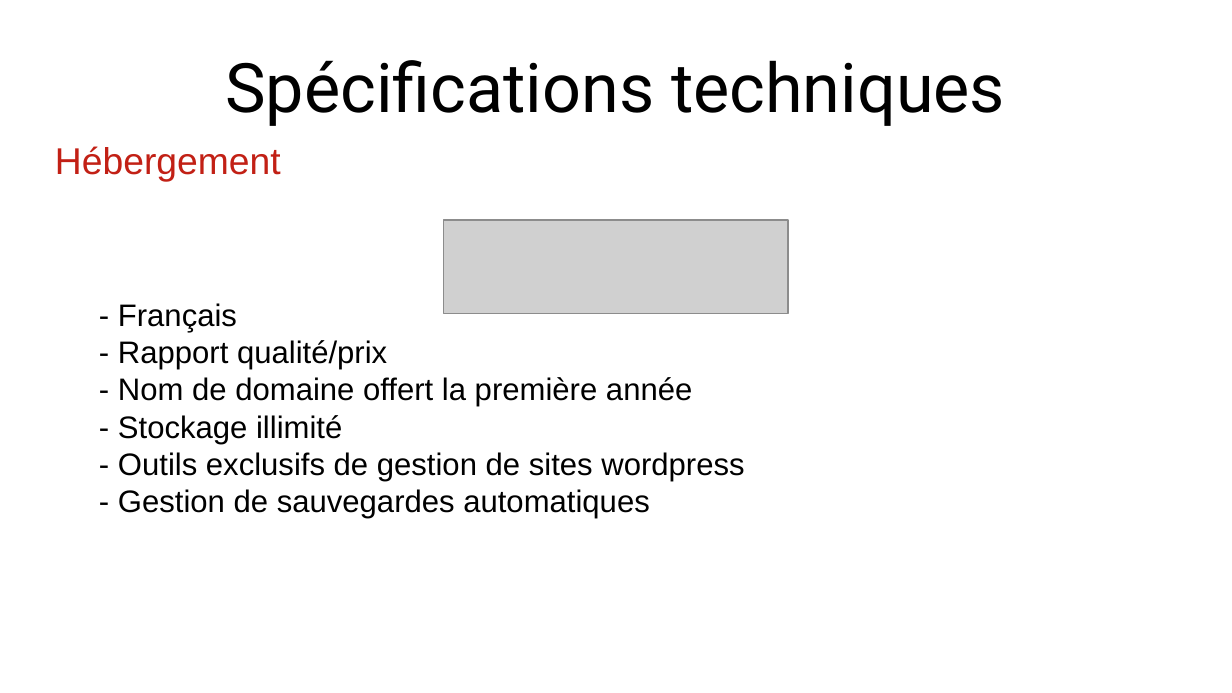
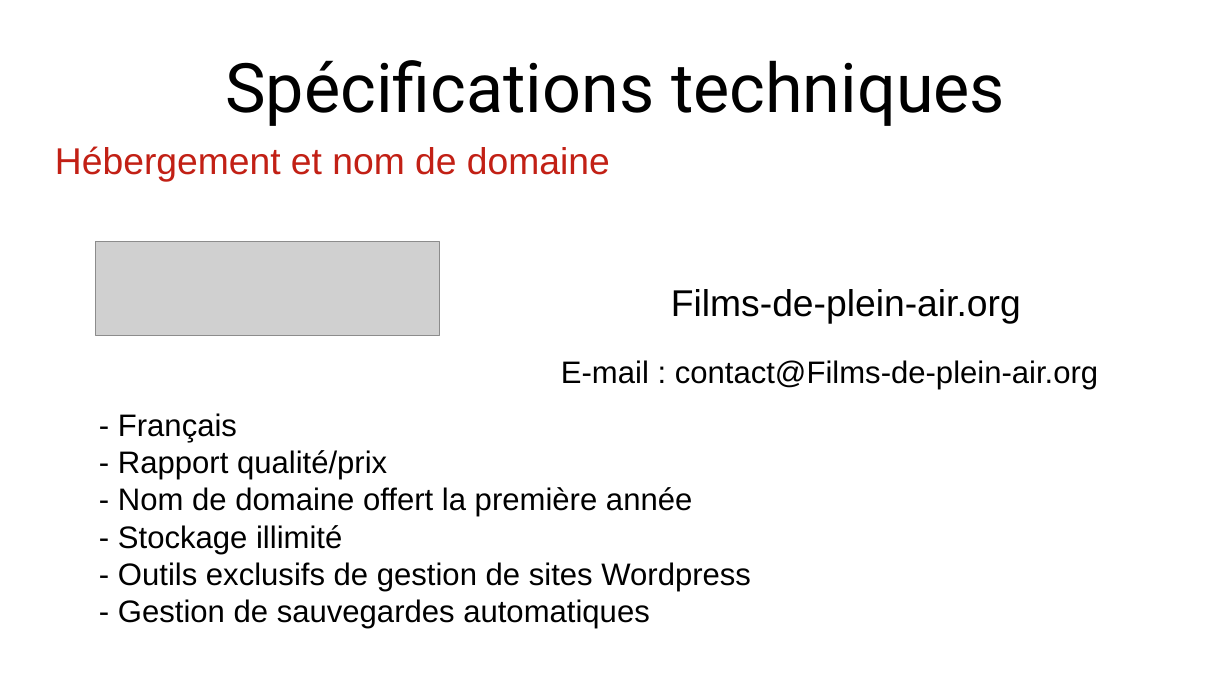
Before and after one commit to arcausin/Films-de-Plein-Air, a slide deck: slide 10 of soutenance.odp (slide 11 before the commit). Drawn at 1232x693 pixels with LibreOffice and Linux fonts; fonts in the diff are those of the drawing; grey boxes stand for pictures. Boxes give left, top, right and bottom in pixels: in the first picture for what was removed or moved away, otherwise in the second. Text is boxed around its words. In the diff, an @@ line names an element or a change of style, - is before the commit and + after.

```diff
--- a/soutenance.odp
+++ b/soutenance.odp
@@ text at (x1=55, y1=146, x2=610, y2=182): text changed @@
-Hébergement
+Hébergement et nom de domaine
@@ picture moved from (x1=444, y1=220, x2=788, y2=313) to (x1=96, y1=243, x2=440, y2=335) @@
@@ text added at (x1=671, y1=289, x2=1021, y2=324), 24 pt, text #000000 @@
+Films-de-plein-air.org
@@ text added at (x1=561, y1=360, x2=1098, y2=389), 20 pt, text #000000 @@
+E-mail : contact@Films-de-plein-air.org
@@ text "- Français" moved from (x1=118, y1=303, x2=744, y2=519) to (x1=118, y1=413, x2=751, y2=629) @@
@@ text at (x1=118, y1=562, x2=751, y2=591): text changed @@
-- Outils exclusifs de gestion de sites wordpress
+- Outils exclusifs de gestion de sites Wordpress
```
Also in this commit, not shown: 2 other slides changed, 4 slides added, 2 slides removed, 1 other file.
